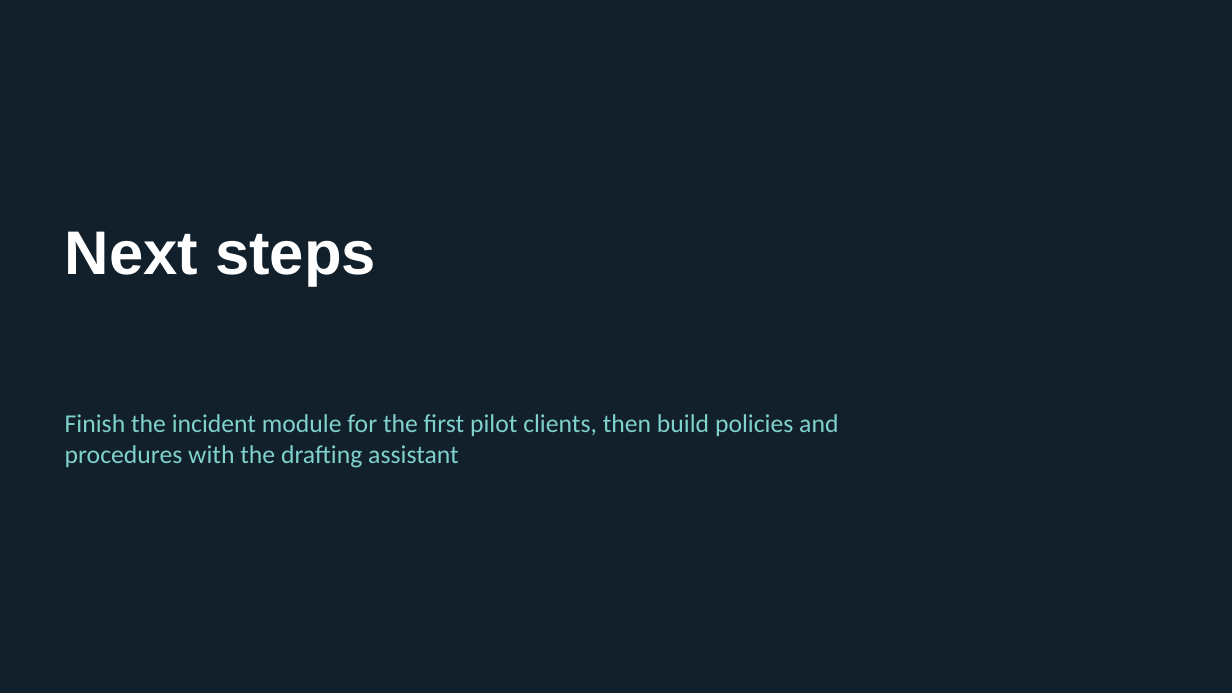
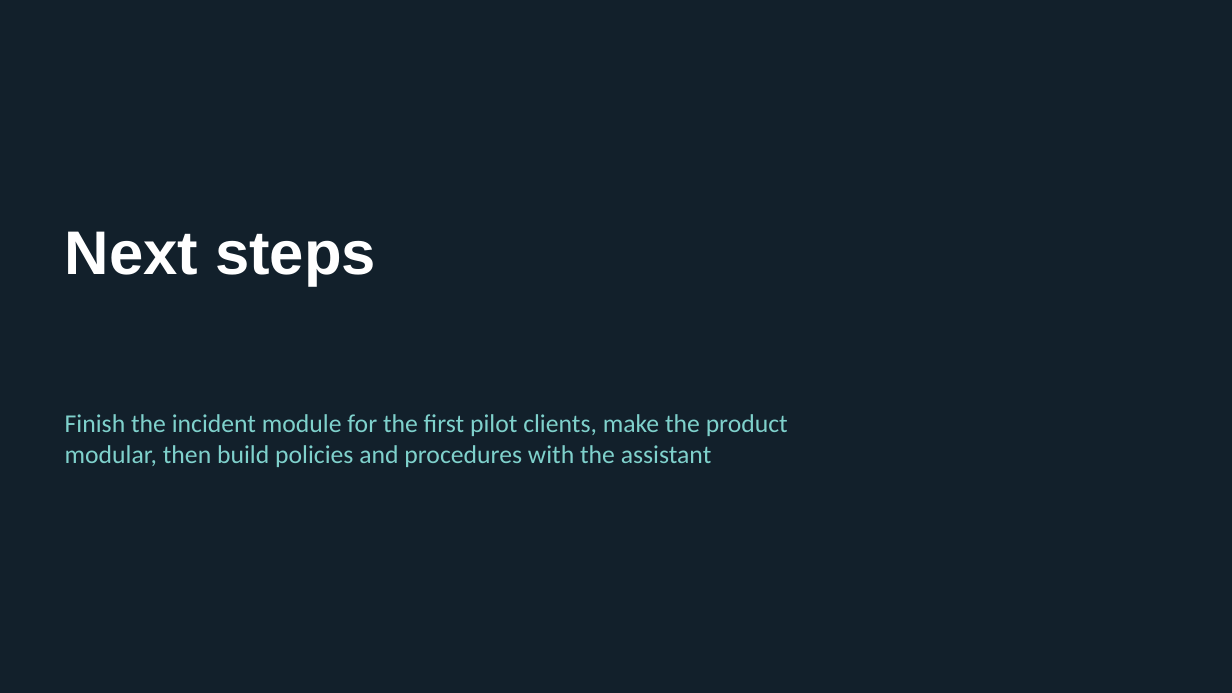
Before and after one commit to husseinalbustany/Trustline, a slide deck: slide 36 of docs/presentations/Trustline-Platform-Overview.pptx (slide 29 before the commit). Drawn at 1232x693 pixels with LibreOffice and Linux fonts; fonts in the diff are those of the drawing. Boxes give left, top, right and bottom in pixels: in the first picture for what was removed or moved away, otherwise in the second. Text is boxed around its words. In the diff, an @@ line names an element or a change of style, - is before the commit and + after.

```diff
--- a/docs/presentations/Trustline-Platform-Overview.pptx
+++ b/docs/presentations/Trustline-Platform-Overview.pptx
@@ text at <box>65,414,788,467</box>: text changed @@
-Finish the incident module for the first pilot clients, then build policies and procedures with the drafting assistant
+Finish the incident module for the first pilot clients, make the product modular, then build policies and procedures with the assistant
```
Also in this commit, not shown: 1 other slide changed, 7 slides added, 1 other file.
